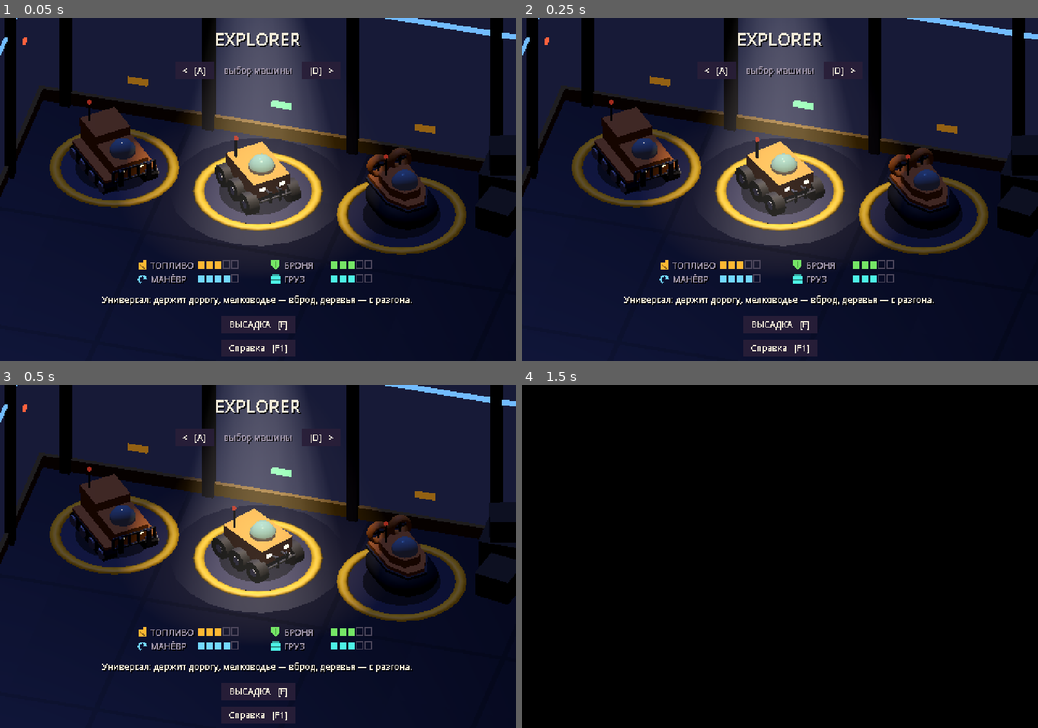
Above: before the commit, frames 1-4 (two rows, left to right).
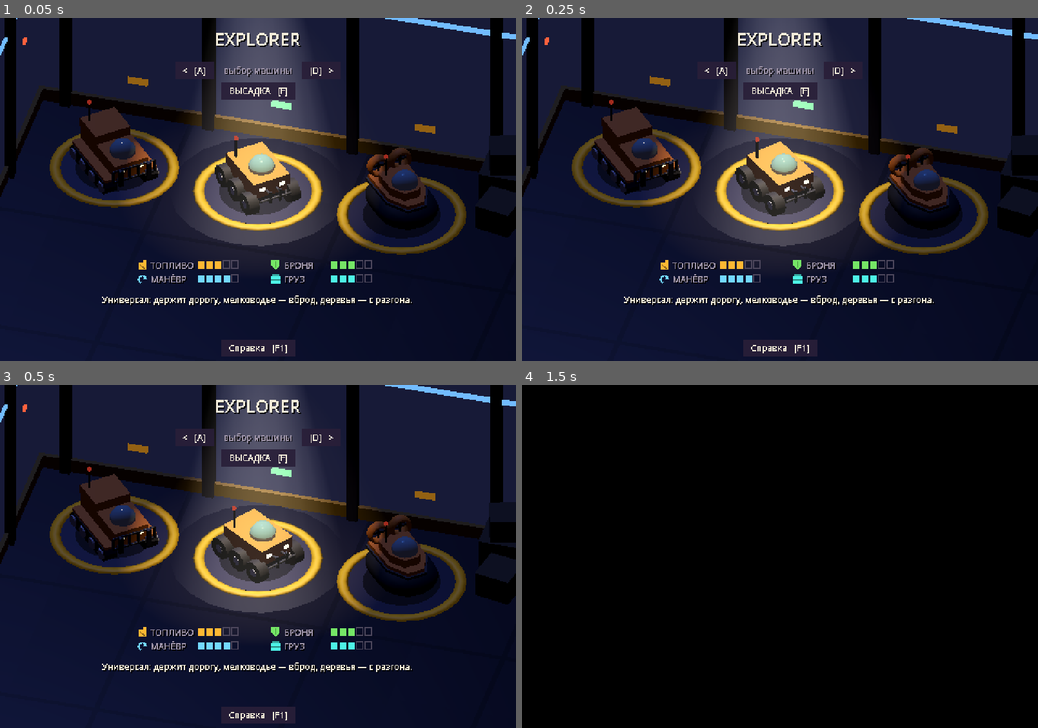
Above: after the commit, the same moments.

Repository: nogitjusthub/explorer
Game: Godot game, scene res://src/main/main.tscn
Two runs of this game, one before a commit and one after it. Both use one fixed random seed, a clock stepped at 60 frames per second and the inputs below.
Inputs (mouse positions are in pixels of both pictures, inside the frame that each line leads up to):
- Up to frame 1 (0.05 s): no input
- Up to frame 2 (0.25 s): no input
- Up to frame 3 (0.5 s): no input
- Up to frame 4 (1.5 s): click "ВЫСАДКА [F]" at 0.5 s; tap Enter (ui_accept) at 1.25 s; move the mouse to (893, 539) at 1.27 s; hold D (move_right) from 1.28 s (still down); tap Q (cam_left) at 1.35 s; click (893, 539) at 1.42 s

The runs differ from the first frame. In frame 1, 1.5% of the frame differs, in the area x 42-58%, y 18-92%; in frame 2, 1.5%; in frame 3, 1.5%; in frame 4, nothing differs.

Commit message:
Трюм: кнопка «Высадка» под строкой выбора машины
Co-Authored-By: Claude Opus 5.5 (1M context) <noreply@anthropic.com>
Claude-Session: https://claude.ai/code/session_01GJC6bC9e6XpvUUnT5cavAj

Diff:
--- a/src/ui/screens/hangar_screen.gd
+++ b/src/ui/screens/hangar_screen.gd
@@ -335,7 +335,7 @@
 	add_child(_ui)
 	var go := UiKit.button("ВЫСАДКА", "F", 8)
 	go.pressed.connect(_start)
-	_place(go, Vector2(VIEW.x * 0.5, VIEW.y - 34), true)
+	_place(go, Vector2(VIEW.x * 0.5, CAPTION_Y + 16), true)        # сразу под строкой выбора
 	var help := UiKit.button("Справка", "F1")
 	help.pressed.connect(_open_help)
 	_place(help, Vector2(VIEW.x * 0.5, VIEW.y - 12), true)
Not shown, changed: docs/GDD.md
